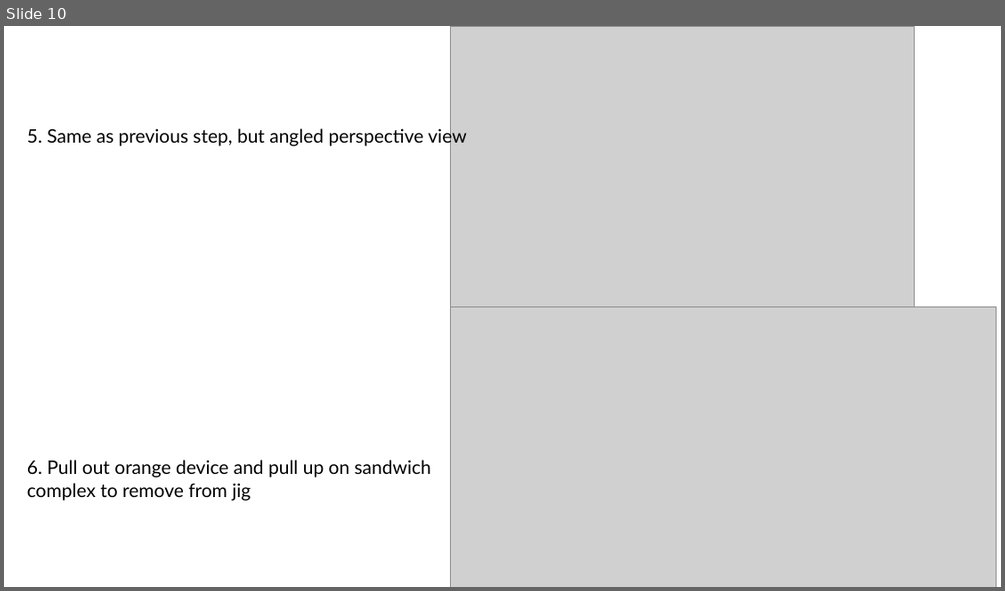
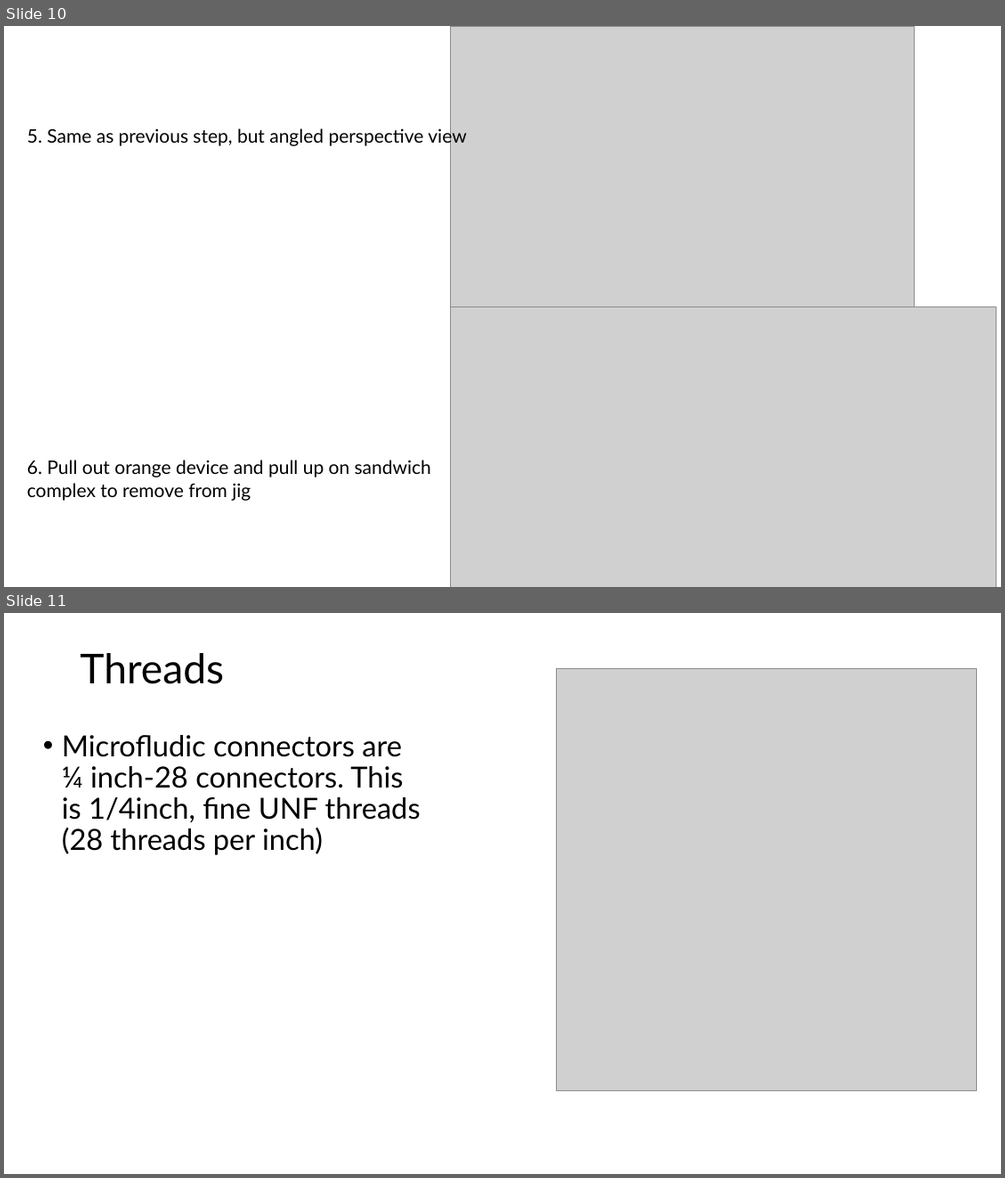
Before and after one commit to mdanderson03/SpectrePlex, a slide deck: Presentation/Commercial Prototype Production.pptx. Shown one above the other, each under a label of ours: slide 10 before the commit, slides 10 and 11 after it. The pictures are 1005x591 and 1005x1178 pixels, drawn with LibreOffice and Linux fonts; fonts in the diff are those of the drawing; grey boxes stand for pictures. Boxes give left, top, right and bottom in pixels: in the first picture for what was removed or moved away, otherwise in the second. Text is boxed around its words. In the diff, an @@ line names an element or a change of style, - is before the commit and + after.

```diff
--- a/Presentation/Commercial Prototype Production.pptx
+++ b/Presentation/Commercial Prototype Production.pptx
@@ slide 11 added at (4,613,1001,1174), background #FFFFFF @@
@@ title added at (80,653,224,684), 39.6 pt, text #000000 @@
+Threads
@@ picture added at (557,668,976,1090) @@
@@ text added at (62,735,421,855), 28 pt, text #000000 @@
+• Microfludic connectors are ¼ inch-28 connectors. This is 1/4inch, fine UNF threads (28 threads per inch)
```
Also in this commit, not shown: 1 other slide added, 4 other files.
